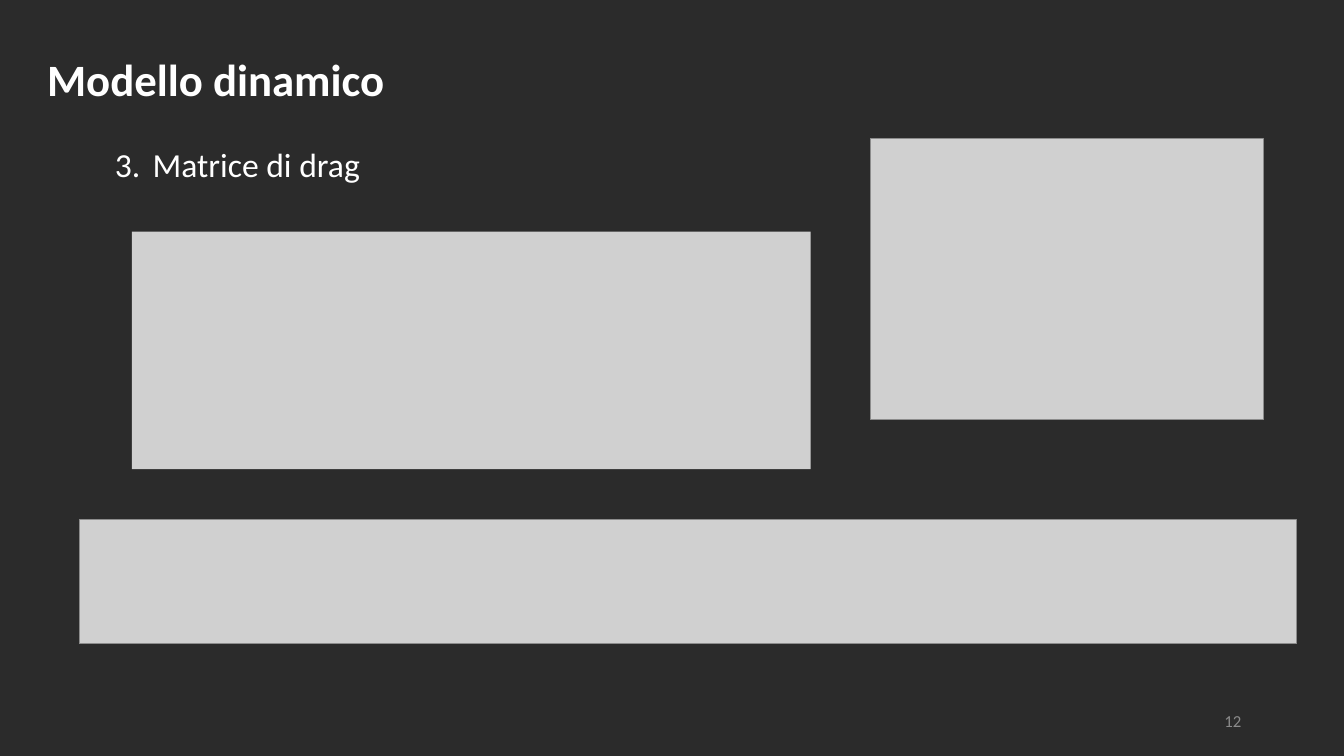
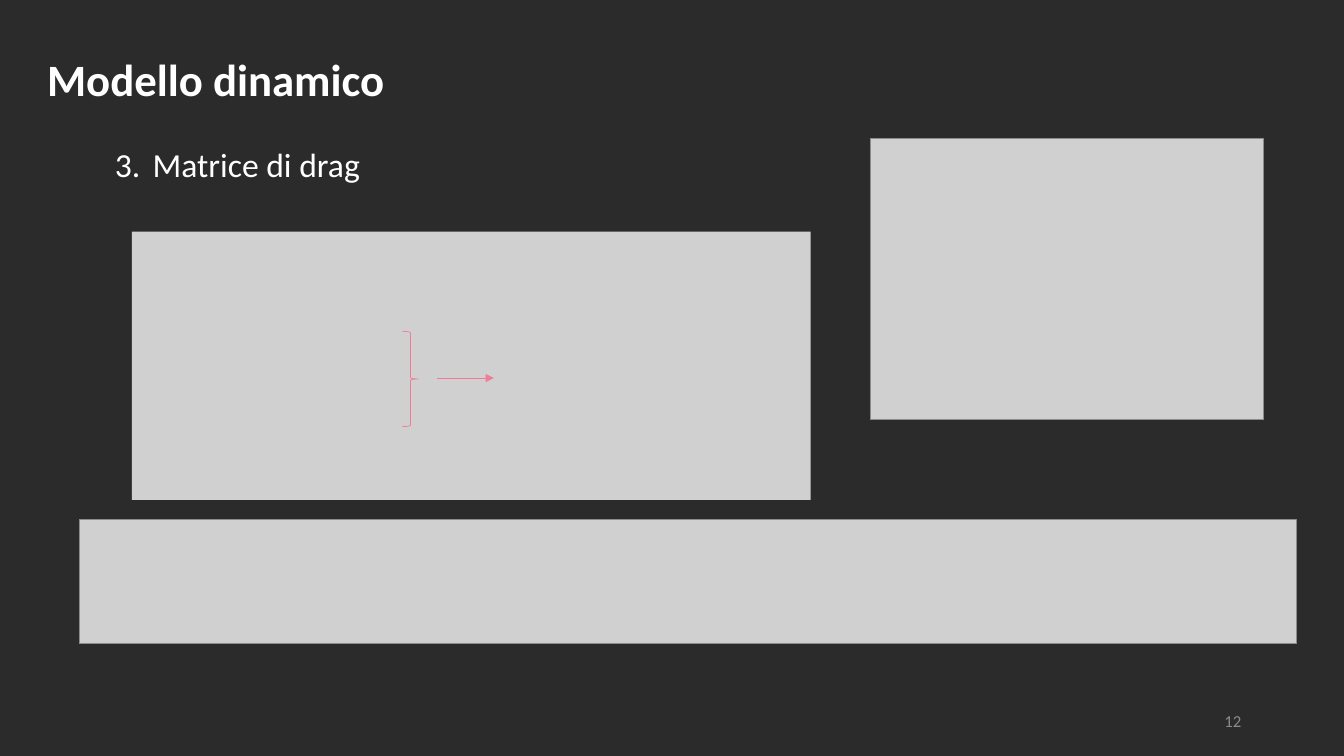
Before and after one commit to polifab/Subacquei_modello, a slide deck: slide 12 of presentazione.pptx. Drawn at 1344x756 pixels with LibreOffice and Linux fonts; fonts in the diff are those of the drawing; grey boxes stand for pictures; background and template pictures are left out; a plain dark background stands for a picture behind light text. Boxes give left, top, right and bottom in pixels: in the first picture for what was removed or moved away, otherwise in the second. Text is boxed around its words. In the diff, an @@ line names an element or a change of style, - is before the commit and + after.

```diff
--- a/presentazione.pptx
+++ b/presentazione.pptx
@@ picture: place and size @@
-picture at box(132, 232, 811, 470)
+picture at box(132, 232, 811, 500)
@@ right brace added at box(402, 332, 418, 427), outline #F07C98 0.5 pt @@
@@ picture added at box(494, 340, 673, 411) @@
@@ arrow added from (438, 378) to (494, 378), #F07C98 0.5 pt @@
```
Also in this commit, not shown: 1 other slide changed.
